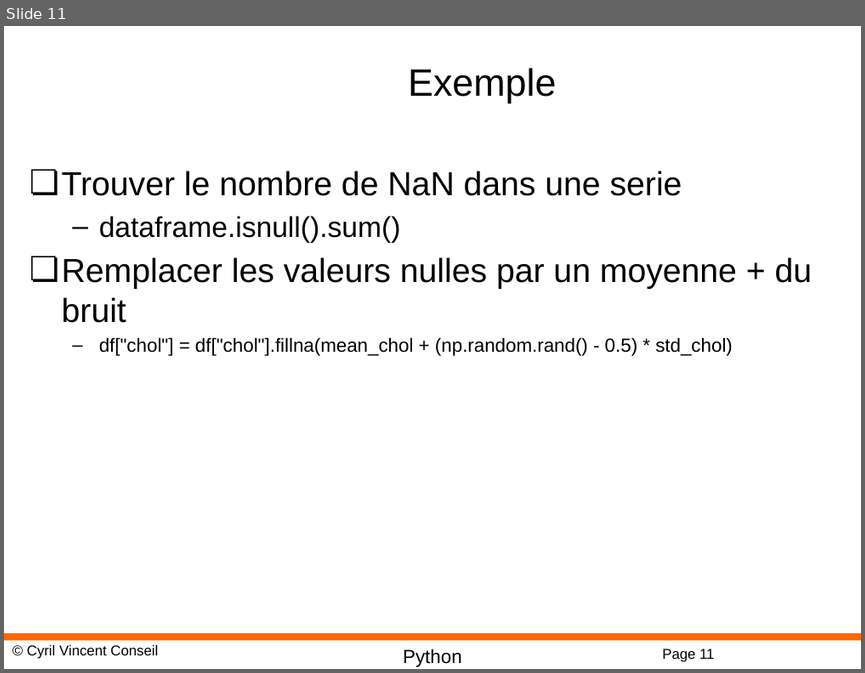
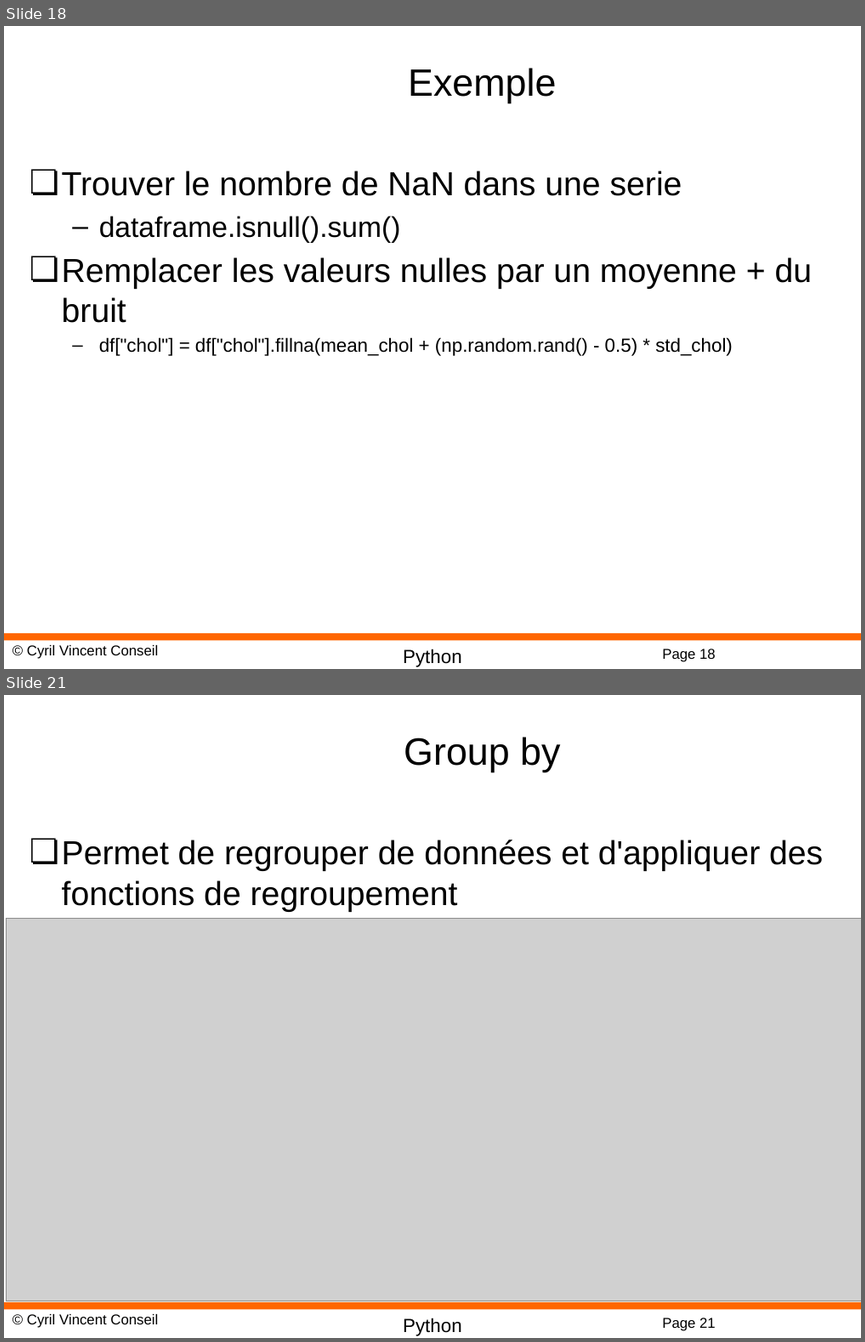
Before and after one commit to cyrilvincent/math, a slide deck: ppt/PythonMath11-Pandas.pptx. Shown one above the other, each under a label of ours: slide 11 before the commit, slides 18 and 21 after it; the slides between them are not shown. The pictures are 865x673 and 865x1342 pixels, drawn with LibreOffice and Linux fonts; fonts in the diff are those of the drawing; grey boxes stand for pictures; background and template pictures are left out. Boxes give left, top, right and bottom in pixels: in the first picture for what was removed or moved away, otherwise in the second. Text is boxed around its words. In the diff, an @@ line names an element or a change of style, - is before the commit and + after.

```diff
--- a/ppt/PythonMath11-Pandas.pptx
+++ b/ppt/PythonMath11-Pandas.pptx
@@ slide 21 added at <box>4,695,861,1338</box>, background #FFFFFF; not listed: 4 template elements that a slide beside it also shows @@
@@ title added at <box>404,737,560,772</box>, 32 pt, text #000000 @@
+Group by
@@ text added at <box>62,839,823,912</box>, 28 pt, text #000000 @@
+❏ Permet de regrouper de données et d'appliquer des fonctions de regroupement
@@ picture added at <box>7,918,861,1300</box> @@
@@ what was slide 11 is now slide 18 @@
@@ page number at <box>662,648,715,662</box>: text changed @@
-Page 11
+Page 18
```
Also in this commit, not shown: 17 other slides added, 2 slides removed, 26 other files.
